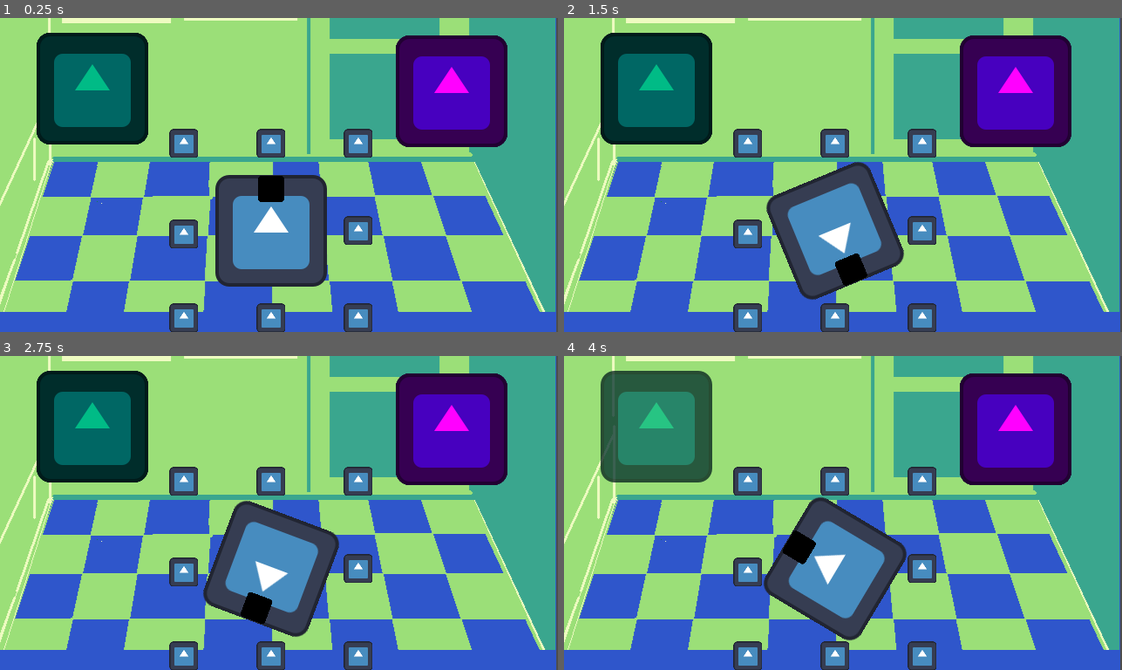
Above: before the commit, frames 1-4 (two rows, left to right).
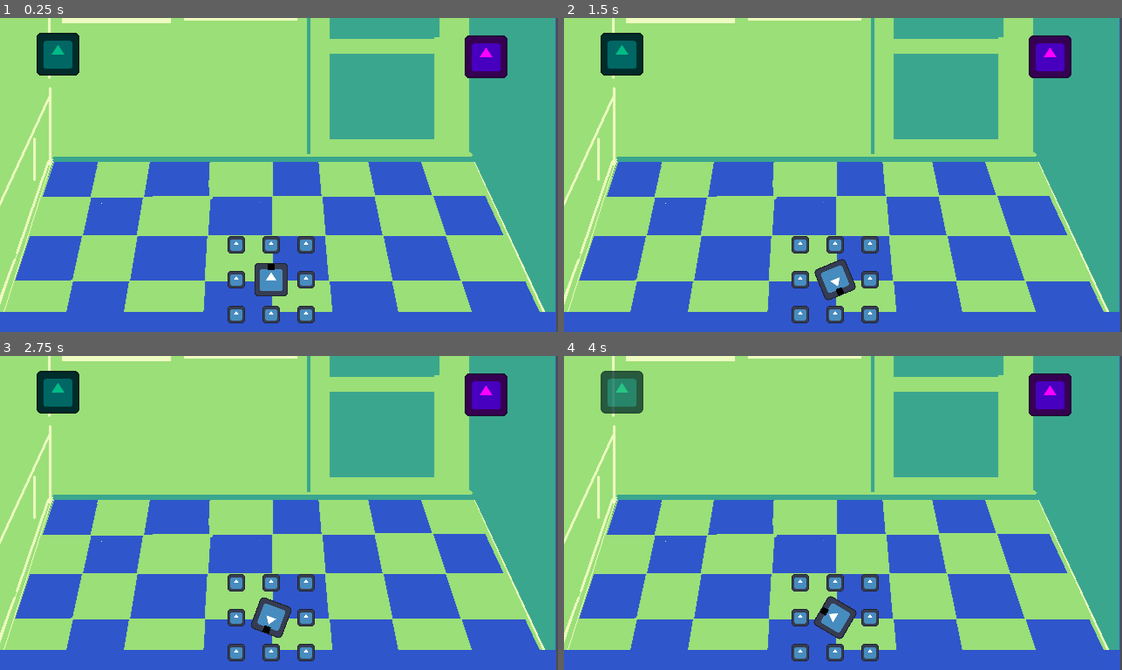
Above: after the commit, the same moments.

Repository: dephiloper/yeah-im-listening_ggj26
Game: Godot game, scene res://scenes/game.tscn
The game is run twice, just before and just after one commit, with the same random seed, the same clock (stepped at 60 frames per second) and the same inputs. The engine's default icon, where the game draws it, is replaced by a stand-in: a white triangle on a blue panel in a dark square.
Inputs:
- Up to frame 1 (0.25 s): no input
- Up to frame 2 (1.5 s): tap Enter at 0.5 s; hold D (knob_01_right) 0.53-1.28 s; hold A (knob_01_left) from 1.28 s (still down)
- Up to frame 3 (2.75 s): release A (knob_01_left) at 2.03 s; hold D (knob_01_right) from 2.03 s (still down)
- Up to frame 4 (4 s): release D (knob_01_right) at 3.53 s; hold A (knob_01_left) from 3.53 s (still down)

The runs differ from the first frame. In frame 1, 24% of the frame differs, in the area x 6-91%, y 4-100%; in frame 2, 24%; in frame 3, 24%; in frame 4, 24%.

Commit message:
make distractions available through game

Diff:
--- a/scenes/game.tscn
+++ b/scenes/game.tscn
@@ -15,20 +15,23 @@
 
 [node name="Knob" parent="." unique_id=1175242466 instance=ExtResource("3_lnu2h")]
 unique_name_in_owner = true
-position = Vector2(311, 244)
+position = Vector2(311, 300)
 
 [node name="Distractions" type="Node" parent="." unique_id=1291611955]
+unique_name_in_owner = true
 
 [node name="VisualDistraction" type="Sprite2D" parent="Distractions" unique_id=1940495503]
 modulate = Color(1, 0, 1, 1)
-position = Vector2(518, 84)
+position = Vector2(557.5, 44.5)
+scale = Vector2(0.3828125, 0.3828125)
 texture = ExtResource("3_lbhrr")
 script = ExtResource("4_iywne")
 max_value = 120
 
 [node name="VisualDistraction2" type="Sprite2D" parent="Distractions" unique_id=44159637]
 modulate = Color(2.0214916e-06, 0.7337821, 0.52568334, 1)
-position = Vector2(106, 81)
+position = Vector2(66.5, 41.5)
+scale = Vector2(0.3828125, 0.3828125)
 texture = ExtResource("3_lbhrr")
 script = ExtResource("4_iywne")
 min_value = 250
--- a/scenes/knob.tscn
+++ b/scenes/knob.tscn
@@ -8,50 +8,51 @@
 
 [node name="Main" type="Sprite2D" parent="." unique_id=1911125841]
 unique_name_in_owner = true
+scale = Vector2(0.3, 0.3)
 texture = ExtResource("2_6a2i3")
 
 [node name="Sprite2D" type="Sprite2D" parent="Main" unique_id=329487309]
 modulate = Color(0, 0, 0, 1)
 position = Vector2(3.8146973e-06, -48)
-scale = Vector2(0.234375, 0.234375)
+scale = Vector2(0.2, 0.2)
 texture = ExtResource("2_6a2i3")
 
 [node name="Icon6" type="Sprite2D" parent="." unique_id=763168003]
-position = Vector2(-100, -100)
-scale = Vector2(0.2578125, 0.2578125)
+position = Vector2(-40, -40)
+scale = Vector2(0.15, 0.15)
 texture = ExtResource("2_6a2i3")
 
 [node name="Icon" type="Sprite2D" parent="." unique_id=144522069]
-position = Vector2(0, -100)
-scale = Vector2(0.2578125, 0.2578125)
+position = Vector2(0, -40)
+scale = Vector2(0.15, 0.15)
 texture = ExtResource("2_6a2i3")
 
 [node name="Icon2" type="Sprite2D" parent="." unique_id=2007848641]
-position = Vector2(100, -100)
-scale = Vector2(0.2578125, 0.2578125)
+position = Vector2(40, -40)
+scale = Vector2(0.15, 0.15)
 texture = ExtResource("2_6a2i3")
 
 [node name="Icon3" type="Sprite2D" parent="." unique_id=936216305]
-position = Vector2(100, 0)
-scale = Vector2(0.2578125, 0.2578125)
+position = Vector2(40, 0)
+scale = Vector2(0.15, 0.15)
 texture = ExtResource("2_6a2i3")
 
 [node name="Icon4" type="Sprite2D" parent="." unique_id=763133394]
-position = Vector2(-100, 4)
-scale = Vector2(0.2578125, 0.2578125)
+position = Vector2(-40, 0)
+scale = Vector2(0.15, 0.15)
 texture = ExtResource("2_6a2i3")
 
 [node name="Icon5" type="Sprite2D" parent="." unique_id=1029260897]
-position = Vector2(-100, 100)
-scale = Vector2(0.2578125, 0.2578125)
+position = Vector2(-40, 40)
+scale = Vector2(0.15, 0.15)
 texture = ExtResource("2_6a2i3")
 
 [node name="Icon7" type="Sprite2D" parent="." unique_id=1392599042]
-position = Vector2(100, 100)
-scale = Vector2(0.2578125, 0.2578125)
+position = Vector2(40, 40)
+scale = Vector2(0.15, 0.15)
 texture = ExtResource("2_6a2i3")
 
 [node name="Icon8" type="Sprite2D" parent="." unique_id=421432163]
-position = Vector2(0, 100)
-scale = Vector2(0.2578125, 0.2578125)
+position = Vector2(0, 40)
+scale = Vector2(0.15, 0.15)
 texture = ExtResource("2_6a2i3")
--- a/src/game.gd
+++ b/src/game.gd
@@ -1,14 +1,20 @@
 class_name Game extends Node2D
 
-signal knobs_ready
+signal game_ready
 
 @onready var _knob := %Knob
+@onready var _distraction_container: Node = %Distractions
 
-var knobs = []
+var knobs: Array = []
+var visual_distractions: Array = []
 
 
 # Called when the node enters the scene tree for the first time.
 func _ready() -> void:
 	knobs.append(_knob)
 
-	knobs_ready.emit()
+	for child in _distraction_container.get_children():
+		if child is VisualDistraction:
+			visual_distractions.append(child)
+
+	game_ready.emit()
--- a/src/visual_distraction.gd
+++ b/src/visual_distraction.gd
@@ -9,7 +9,7 @@
 
 func _ready() -> void:
 	_game = find_parent("Game")
-	_game.knobs_ready.connect(_on_knobs_ready)
+	_game.game_ready.connect(_on_knobs_ready)
 
 
 func _on_knobs_ready() -> void:
@@ -24,4 +24,8 @@
 
 		var normalized_distance := dist / value_range
 
+		# if the normalized distance is smaller than 0.2 you hit a sweet spot
+		if normalized_distance < 0.3:
+			normalized_distance = 0.0
+
 		modulate.a = normalized_distance
